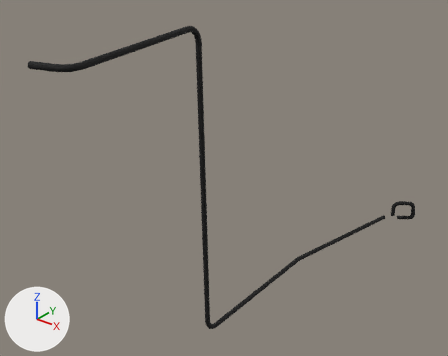
An edit to the glTF model public/parts/egr-hose-pair.glb, drawn before and after from the same camera.
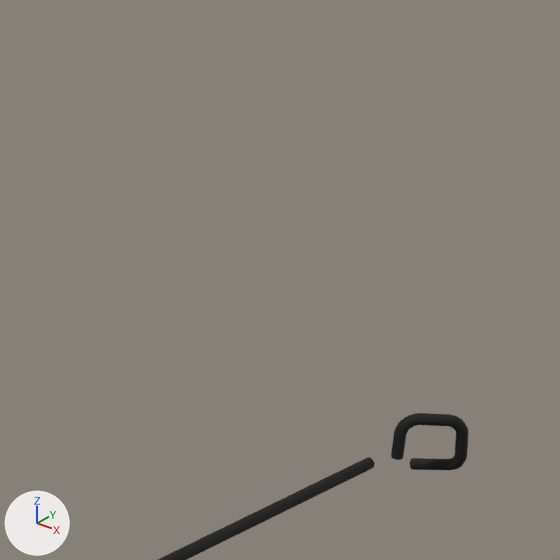
Each version is shown whole from a camera (50 mm lens) standing at (187.0, -630.0, 106.0) and looking at (-121.0, -244.0, -132.0), then close up on the part from 59% to 99% of the width and 20% to 70% of the height. Lighting does not change. The marker at lower left points along +X, +Y and +Z. The first two pictures are the older version. Where no turn or scale is listed for an object, it has been applied to the vertices.

Names of what the first close-up shows: 'egr-hose-pair:rubber'.
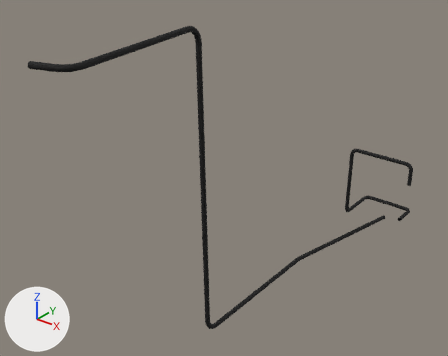
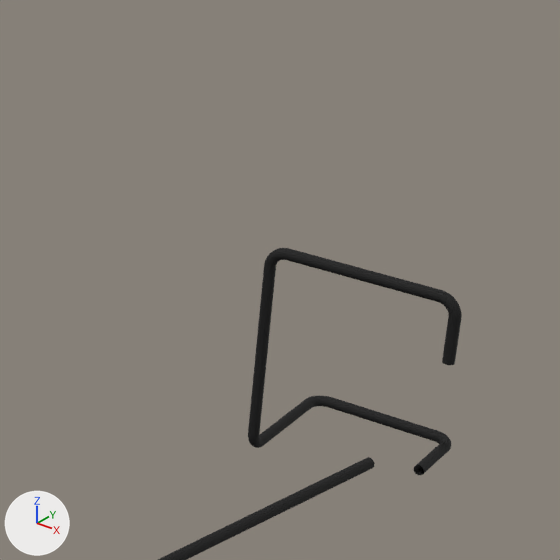
Where the newer file only moved an object's origin or applied its transform, the numbers keep the older frame.

The change in detail:
me_mesh_0 is used by ob_egr_hose_pair_rubber; location (-70.8, -218.0, -120.6).
me_mesh_0 had 9480 vertices, 18920 faces and spanned x -39.0..39.0, y -216.0..216.0, z -137.0..137.0.
me_mesh_0 now has 12410 vertices, 24780 faces and spans x -41.0..35.0, y -216.0..253.0, z -142.0..137.0.
me_mesh_0 part 1: a new loose piece of 3830 vertices spanning x -41.0..35.0, y 196.0..253.0, z -142.0..-54.0, in mat_rubber (black #0e0e0e).
me_mesh_0 part 2: the loose piece of 900 vertices spanning x 17.0..39.0, y 196.0..216.0, z -135.0..-105.0 is deleted.
Other edits to the shape of me_mesh_0 do not show in these pictures.

Where the change shows, as pixel boxes [x1, y1, x2, y2] in the close-ups (560 x 560 px):
'egr-hose-pair:rubber', reshaped: before [158, 413, 469, 560]; after [158, 248, 462, 560]
part 1 of me_mesh_0, added (black): after [248, 248, 462, 475]
part 2 of me_mesh_0, deleted (black): before [391, 413, 469, 470]
